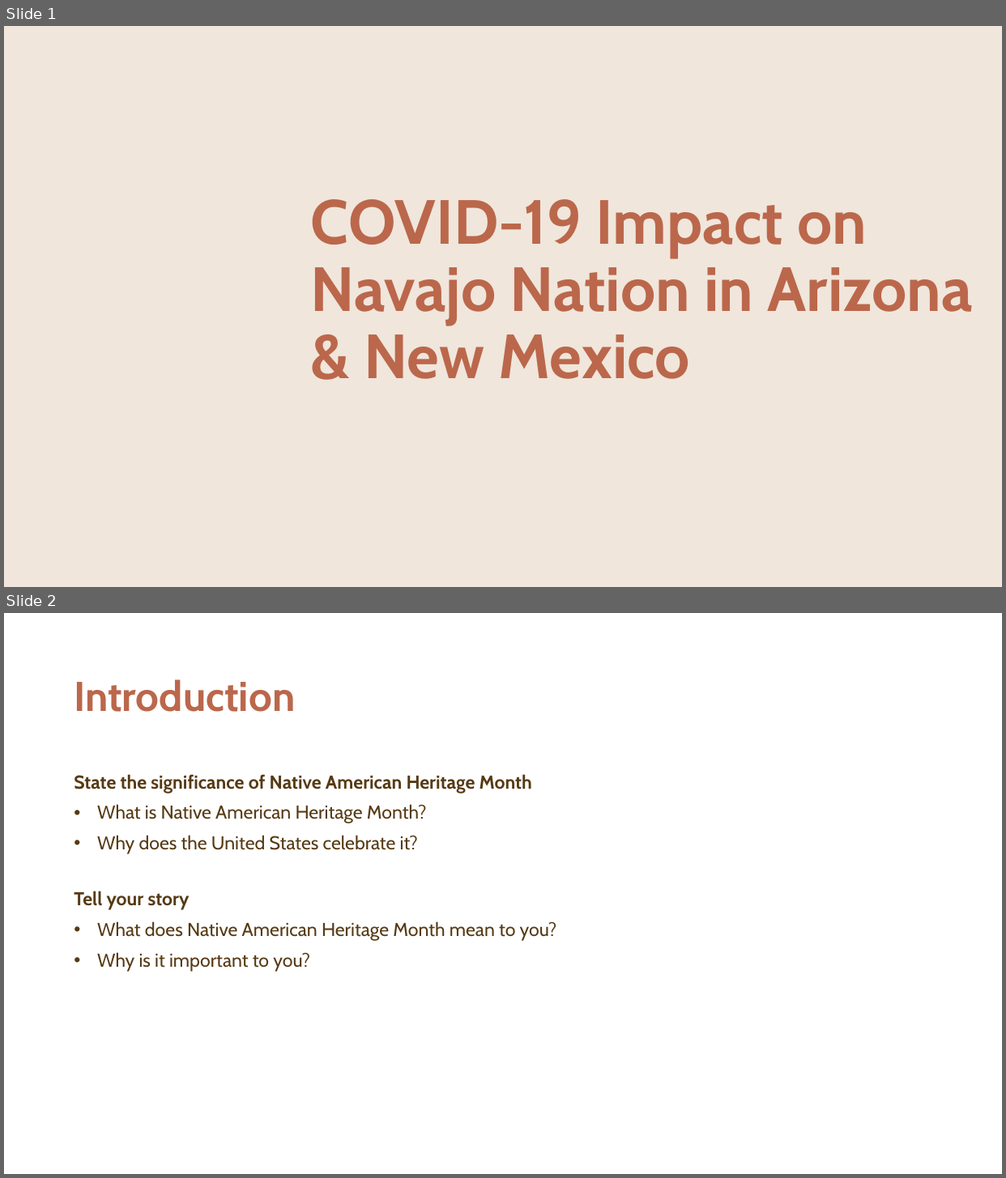
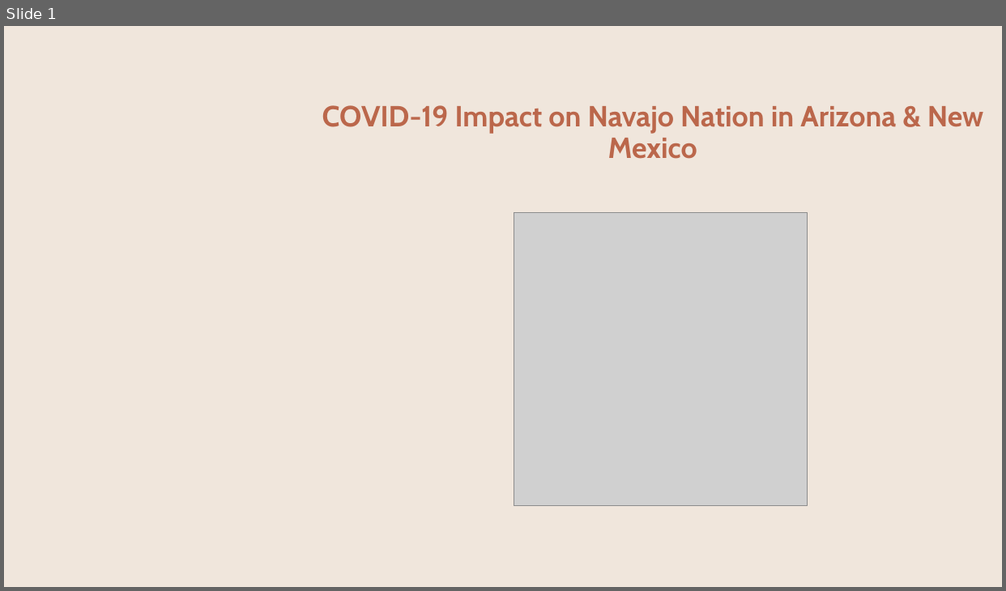
Before and after one commit to CCostenbader/Covid-19-effects-on-the-Navajo-Nation-Indian-Tribe, a slide deck: FinalPP.pptx. Shown one above the other, each under a label of ours: slides 1 and 2 before the commit, slide 1 after it. The pictures are 1006x1178 and 1006x591 pixels, drawn with LibreOffice and Linux fonts; fonts in the diff are those of the drawing; grey boxes stand for pictures; background and template pictures are left out. Boxes give left, top, right and bottom in pixels: in the first picture for what was removed or moved away, otherwise in the second. Text is boxed around its words. In the diff, an @@ line names an element or a change of style, - is before the commit and + after.

```diff
--- a/FinalPP.pptx
+++ b/FinalPP.pptx
@@ slide 2 removed at [4, 613, 1002, 1174], background #FFFFFF @@
@@ title removed at [74, 679, 295, 712] @@
-Introduction
@@ text removed at [74, 774, 557, 972] @@
-State the significance of Native American Heritage Month
-• What is Native American Heritage Month?
-• Why does the United States celebrate it?
-Tell your story
-• What does Native American Heritage Month mean to you?
-• Why is it important to you?
@@ slide 1 changed as well @@
@@ title "COVID-19 Impact on Navajo Nation ...": place and size @@
-title "COVID-19 Impact on Navajo Nation ..." at [311, 199, 973, 379]
+title "COVID-19 Impact on Navajo Nation ..." at [322, 105, 983, 159]
@@ title "COVID-19 Impact on Navajo Nation ..." at [322, 105, 983, 159]: size 60 to 28 pt; alignment left to centre @@
@@ picture added at [513, 213, 808, 506] @@
```
Also in this commit, not shown: 4 other slides changed, 41 slides added, 5 other slides removed, 1 other file.
